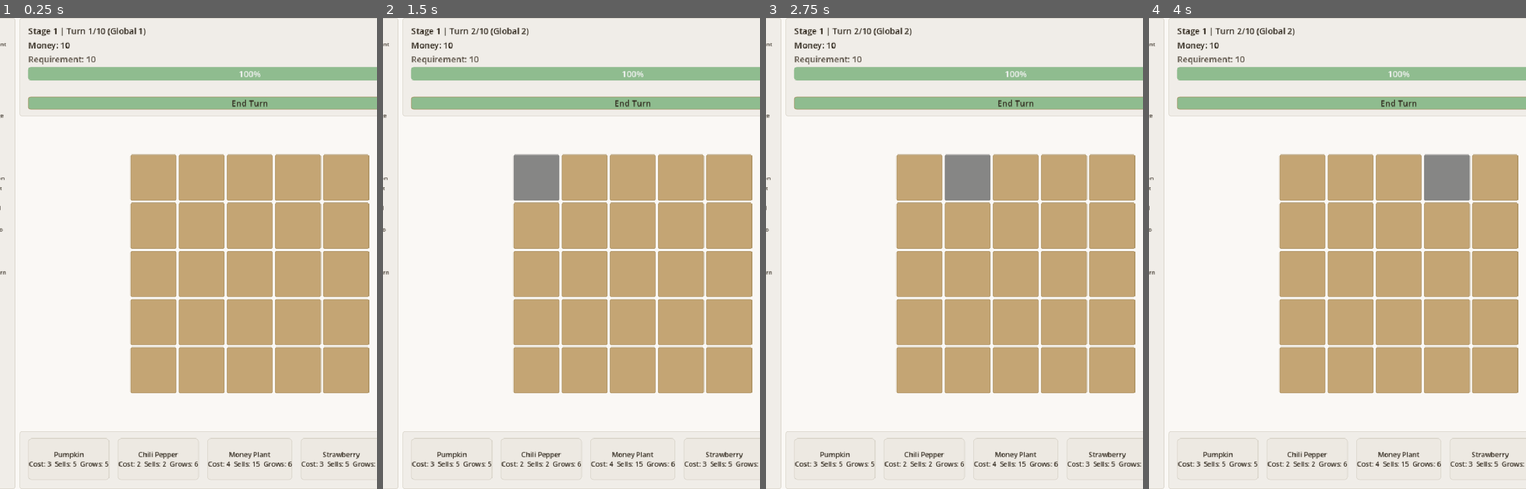
Above: before the commit, frames 1-4 (left to right).
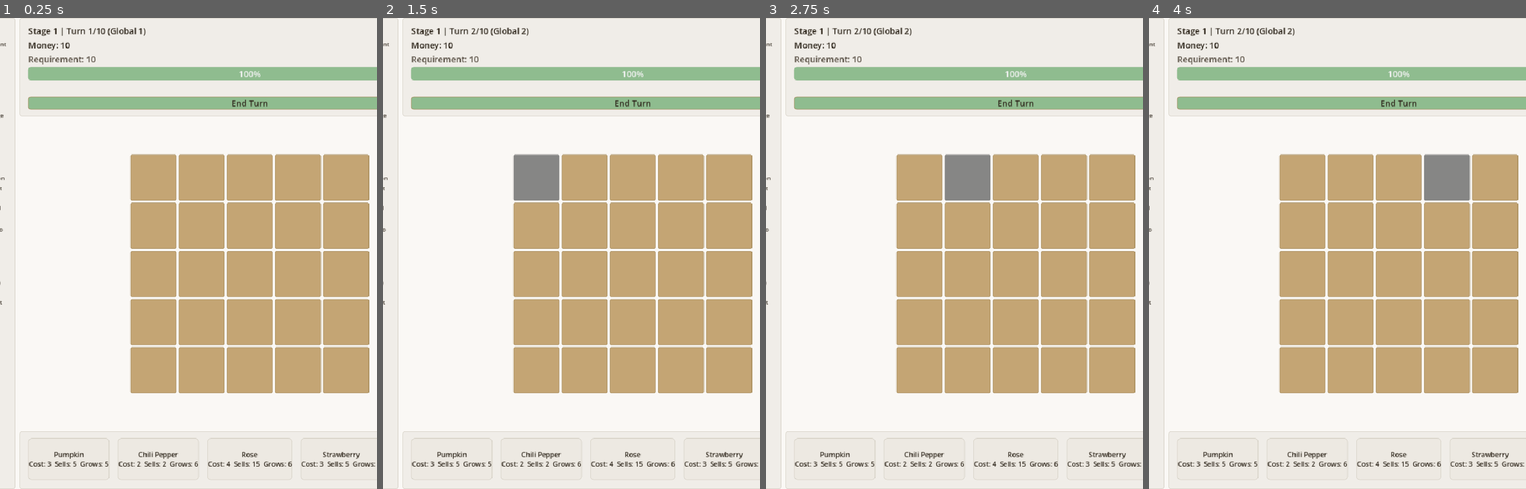
Above: after the commit, the same moments.

Repository: carrotoxic/crop-game
Game: Godot game, scene res://scenes/main/Main.tscn
The game is run twice, just before and just after one commit, with the same random seed, the same clock (stepped at 60 frames per second) and the same inputs.
Inputs (mouse positions are in pixels of both pictures, inside the frame that each line leads up to):
- Up to frame 1 (0.25 s): no input
- Up to frame 2 (1.5 s): click "End Turn" at 0.5 s; click (537, 178) at 1.27 s
- Up to frame 3 (2.75 s): click (965, 178) at 2.02 s
- Up to frame 4 (4 s): click (1397, 178) at 2.77 s; click (1446, 178) at 3.52 s

The runs differ from the first frame. In frame 1, 0.1% of the frame differs, in the area x 0-72%, y 53-94%; in frame 2, 0.1%; in frame 3, 0.1%; in frame 4, 0.1%.

Commit message:
revised game logics and replaced money plant with  rose

Diff:
--- a/data/config/game_config.tres
+++ b/data/config/game_config.tres
@@ -10,5 +10,4 @@
 turns_per_stage = 10
 pest_start_turn = 3
 pest_destroy_rounds = 3
-moneyplant_self_destruct_prob = 0.1
 seed_value = 12345
--- a/data/crops/moneyplant.tres
+++ b/data/crops/rose.tres
@@ -4,8 +4,8 @@
 
 [resource]
 script = ExtResource("1_script")
-id = "moneyplant"
-display_name = "Money Plant"
+id = "rose"
+display_name = "Rose"
 cost = 4
 base_price = 15
 grow_time = 6
--- a/scenes/ui/CardBarView.gd
+++ b/scenes/ui/CardBarView.gd
@@ -104,14 +104,18 @@
 	var cells: Array[Vector2i] = CropAbilityInfo.get_effect_cells(crop_id)
 	var center_color := Color(0.6, 0.85, 0.6)
 	var range_color := Color(0.75, 0.9, 0.75)
+	var pumpkin_range_color: Color = GameTheme.NON_PLANTABLE  # soft red: doesn't want other plants in 1 range
 	for j in 5:
 		for i in 5:
 			var idx: int = j * 5 + i
 			var r := grid_holder.get_child(idx) as ColorRect
 			var p := Vector2i(i, j)
 			var in_range: bool = p in cells
-			if in_range and p == Vector2i(2, 2):
+			var is_center: bool = p == Vector2i(2, 2)
+			if in_range and is_center:
 				r.color = center_color
+			elif in_range and crop_id == "pumpkin":
+				r.color = pumpkin_range_color
 			elif in_range:
 				r.color = range_color
 			else:
--- a/scenes/ui/GridView.gd
+++ b/scenes/ui/GridView.gd
@@ -119,6 +119,7 @@
 			line2 += "\nHarvest!"
 		var line3: String = ""
 		if cell.has_pest:
+			# Rose shows P:0/3 (counter never increases); other crops show progress
 			line3 = "P:%d/3" % cell.pest_rounds
 		elif is_telegraph:
 			line3 = "!!"
--- a/scenes/ui/RuleBoardView.gd
+++ b/scenes/ui/RuleBoardView.gd
@@ -23,8 +23,8 @@
 		"• From turn 3: one pest per turn (shown 1 turn ahead). Pest blocks growth; 3 rounds untreated = crop destroyed. Chili is immune.",
 		"• You cannot plant the same crop on the cell where you last planted that crop. Plant a different crop there first to be able to plant the original again.",
 		"• Pumpkin: Grows 1 turn faster if no crops within 1 tile when planted.",
-		"• Chili: Immune to pests. On plant, removes pests in 2-tile radius.",
-		"• Money Plant: 10% chance each turn to self-destruct (no payout).",
+		"• Chili: Immune to pests. On plant, removes pests in horizontal and vertical lines (range 2).",
+		"• Rose: Plants in 1 range (8 around) cannot be infested. Rose can get pest and be destroyed by pest. Pest on Rose cannot be removed.",
 		"• Strawberry: Sell price +1 per connected Strawberry (N/E/S/W).",
 		"• Sunflower: Sell price +1 per plant on its 4 diagonal lines.",
 	]
--- a/scripts/core/GameController.gd
+++ b/scripts/core/GameController.gd
@@ -52,15 +52,18 @@
 				break
 		if isolated:
 			inst.remaining_grow = maxi(1, def.grow_time - 1)
-	# Chili: remove pests in range <= 2
+	# Chili: remove pests in orthogonal range 2 (cannot remove pest from rose)
 	if def.type_enum == CropDef.Type.CHILI:
-		var in_range := GridRules.cells_in_chebyshev(state.size, cell, def.chili_clean_radius)
+		var in_range: Array[Vector2i] = GridRules.cells_orthogonal(state.size, cell, def.chili_clean_radius)
 		in_range.append(cell)
 		for p in in_range:
 			var c = state.get_cell(p)
-			if c and c.has_pest:
-				c.has_pest = false
-				c.pest_rounds = 0
+			if not c or not c.has_pest:
+				continue
+			if String(c.def_id) == "rose":
+				continue  # Rose pest cannot be removed by any means
+			c.has_pest = false
+			c.pest_rounds = 0
 	# Clear this cell from every crop's forbidden list (planting something else here frees it for other crops)
 	state.remove_forbidden_for_cell(cell)
 	state.set_cell(cell, inst)
@@ -87,15 +90,18 @@
 		return
 	var cfg := config
 	var st := state
-	# Step 1: apply telegraphed pest (if global_turn >= 3); Chili immune; harvestable crops not targeted
+	# Step 1: apply telegraphed pest; cells in 1 range of Rose are protected; Chili immune; only apply if cell doesn't already have pest
 	if st.global_turn >= cfg.pest_start_turn and st.has_pest_telegraph():
-		var c = st.get_cell(st.next_pest_target)
-		if c and not c.has_pest and c.def_id != "chili" and c.remaining_grow > 0:
-			c.has_pest = true
-			c.pest_rounds = 0
+		var target: Vector2i = st.next_pest_target
+		var protected_set: Dictionary = _get_cells_protected_by_rose(st)
+		if not protected_set.has(target):
+			var c = st.get_cell(target)
+			if c and c.def_id != "chili" and c.remaining_grow > 0 and not c.has_pest:
+				c.has_pest = true
+				c.pest_rounds = 0
 		st.next_pest_target = Vector2i(-1, -1)
 
-	# Step 2: pest rounds + destroy
+	# Step 2: pest rounds + destroy (Rose can be destroyed by pest like others; pest on Rose cannot be removed)
 	for y in st.size.y:
 		for x in st.size.x:
 			var p: Vector2i = Vector2i(x, y)
@@ -106,16 +112,7 @@
 					st.clear_cell(p)
 					cell_changed.emit(p, null)
 
-	# Step 3: Money Plant self-destruct
-	for y in st.size.y:
-		for x in st.size.x:
-			var p: Vector2i = Vector2i(x, y)
-			var c = st.get_cell(p)
-			if c and c.def_id == "moneyplant" and st.rng.randf() < cfg.moneyplant_self_destruct_prob:
-				st.clear_cell(p)
-				cell_changed.emit(p, null)
-
-	# Step 4: growth tick
+	# Step 3: growth tick (pest blocks growth)
 	for y in st.size.y:
 		for x in st.size.x:
 			var pos: Vector2i = Vector2i(x, y)
@@ -123,12 +120,10 @@
 			if c and not c.has_pest and c.remaining_grow > 0:
 				c.remaining_grow -= 1
 
-	# Step 5: no auto-harvest; player harvests by clicking harvestable cells
-
-	# Step 6: advance turn counters then stage end check (strictly 10 turns per stage)
-	st.global_turn += 1
-	st.turn_in_stage += 1
-	if st.turn_in_stage == 11:
+	# Step 4: no auto-harvest; player harvests by clicking harvestable cells
+
+	# Step 5: stage end check before incrementing (so display stays 10/10 when showing popup)
+	if st.turn_in_stage == 10:
 		if st.money >= st.stage_requirements[st.stage_index]:
 			if st.stage_index == 3:
 				game_ended = true
@@ -145,15 +140,23 @@
 			game_over.emit(false, "Stage requirement not met by turn 10.")
 			return
 
-	# Step 7: next pest telegraph (for next turn); Chili and harvestable crops not targeted
+	# Step 6: advance turn counters
+	st.global_turn += 1
+	st.turn_in_stage += 1
+
+	# Step 7: next pest telegraph; cells protected by Rose (range 1) cannot be targeted; Chili and harvestable not targeted
 	if st.global_turn + 1 >= cfg.pest_start_turn:
+		var protected_set: Dictionary = _get_cells_protected_by_rose(st)
 		var candidates: Array[Vector2i] = []
 		for y in st.size.y:
 			for x in st.size.x:
 				var p: Vector2i = Vector2i(x, y)
+				if protected_set.has(p):
+					continue
 				var c = st.get_cell(p)
-				if c and not c.has_pest and c.def_id != "chili" and c.remaining_grow > 0:
-					candidates.append(p)
+				if not c or c.def_id == "chili" or c.remaining_grow <= 0 or c.has_pest:
+					continue
+				candidates.append(p)
 		if candidates.size() > 0:
 			st.next_pest_target = candidates[st.rng.randi() % candidates.size()]
 			pest_telegraphed.emit(st.next_pest_target)
@@ -168,6 +171,17 @@
 	state.turn_in_stage = 1
 	stage_changed.emit(state.stage_index)
 	state_changed.emit(state)
+
+func _get_cells_protected_by_rose(st: GameState) -> Dictionary:
+	var protected: Dictionary = {}
+	for y in st.size.y:
+		for x in st.size.x:
+			var p: Vector2i = Vector2i(x, y)
+			var c = st.get_cell(p)
+			if c and c.def_id == "rose":
+				for q in GridRules.cells_in_chebyshev(st.size, p, 1):
+					protected[q] = true
+	return protected
 
 func get_sell_price(pos: Vector2i) -> int:
 	var c = state.get_cell(pos)
--- a/scripts/core/GridRules.gd
+++ b/scripts/core/GridRules.gd
@@ -23,6 +23,18 @@
 	for d in [Vector2i(0, -1), Vector2i(1, 0), Vector2i(0, 1), Vector2i(-1, 0)]:
 		var p: Vector2i = pos + d
 		if in_bounds(size, p):
+			out.append(p)
+	return out
+
+# Cells on horizontal and vertical (orthogonal) rays from pos, up to range_dist steps each way.
+static func cells_orthogonal(size: Vector2i, pos: Vector2i, range_dist: int) -> Array[Vector2i]:
+	var out: Array[Vector2i] = []
+	var dirs: Array[Vector2i] = [Vector2i(0, -1), Vector2i(1, 0), Vector2i(0, 1), Vector2i(-1, 0)]
+	for d in dirs:
+		for step in range(1, range_dist + 1):
+			var p: Vector2i = Vector2i(pos.x + d.x * step, pos.y + d.y * step)
+			if not in_bounds(size, p):
+				break
 			out.append(p)
 	return out
 
--- a/scripts/data/CropDef.gd
+++ b/scripts/data/CropDef.gd
@@ -2,7 +2,7 @@
 class_name CropDef
 extends Resource
 
-enum Type { PUMPKIN, CHILI, MONEY_PLANT, STRAWBERRY, SUNFLOWER }
+enum Type { PUMPKIN, CHILI, ROSE, STRAWBERRY, SUNFLOWER }
 
 @export var id: String = ""
 @export var display_name: String = ""
--- a/scripts/data/CropRegistry.gd
+++ b/scripts/data/CropRegistry.gd
@@ -4,7 +4,7 @@
 const CROP_PATHS := {
 	"pumpkin": "res://data/crops/pumpkin.tres",
 	"chili": "res://data/crops/chili.tres",
-	"moneyplant": "res://data/crops/moneyplant.tres",
+	"rose": "res://data/crops/rose.tres",
 	"strawberry": "res://data/crops/strawberry.tres",
 	"sunflower": "res://data/crops/sunflower.tres"
 }
--- a/scripts/data/GameConfig.gd
+++ b/scripts/data/GameConfig.gd
@@ -8,5 +8,4 @@
 @export var turns_per_stage: int = 10
 @export var pest_start_turn: int = 3
 @export var pest_destroy_rounds: int = 3
-@export var moneyplant_self_destruct_prob: float = 0.10
 @export var seed_value: int = 12345
--- a/scripts/ui/CropAbilityInfo.gd
+++ b/scripts/ui/CropAbilityInfo.gd
@@ -8,9 +8,9 @@
 		"pumpkin":
 			return "If no crops within 1 tile when planted: grows 1 turn faster."
 		"chili":
-			return "Immune to pests. On plant: removes pests from all crops within 2 tiles."
-		"moneyplant":
-			return "Each turn: 10%% chance to self-destruct (no payout)."
+			return "Immune to pests. On plant: removes pests from crops in horizontal and vertical lines, range 2."
+		"rose":
+			return "Plants in the 8 cells around it cannot be infested by pest. Rose can get pest and can be destroyed by pest (3 rounds). Pest on Rose cannot be removed (e.g. by Chili)."
 		"strawberry":
 			return "Sell price +1 for each connected Strawberry (N/E/S/W)."
 		"sunflower":
@@ -28,11 +28,18 @@
 					if dx != 0 or dy != 0:
 						out.append(Vector2i(c.x + dx, c.y + dy))
 		"chili":
-			for dx in range(-2, 3):
-				for dy in range(-2, 3):
-					out.append(Vector2i(c.x + dx, c.y + dy))
-		"moneyplant":
 			out.append(c)
+			for step in range(1, 3):
+				out.append(Vector2i(c.x, c.y - step))
+				out.append(Vector2i(c.x + step, c.y))
+				out.append(Vector2i(c.x, c.y + step))
+				out.append(Vector2i(c.x - step, c.y))
+		"rose":
+			out.append(c)
+			for dx in range(-1, 2):
+				for dy in range(-1, 2):
+					if dx != 0 or dy != 0:
+						out.append(Vector2i(c.x + dx, c.y + dy))
 		"strawberry":
 			out.append(c)
 			out.append(Vector2i(c.x, c.y - 1))
